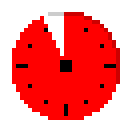
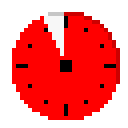
Two versions of the same layered image (128x128). Layer-by-layer changes:
painted on "Layer 4" over [64, 16, 68, 28]
added layer "Layer 5" above "Layer 1" over [44, 12, 68, 56]
